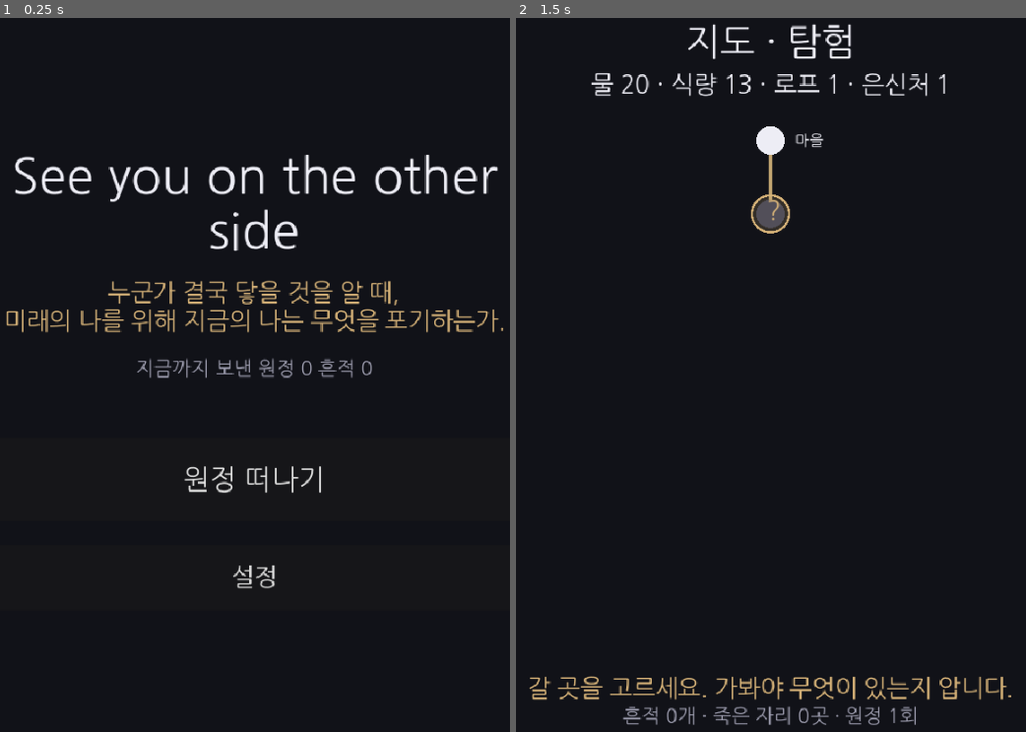
Above: before the commit, frames 1-2 (left to right).
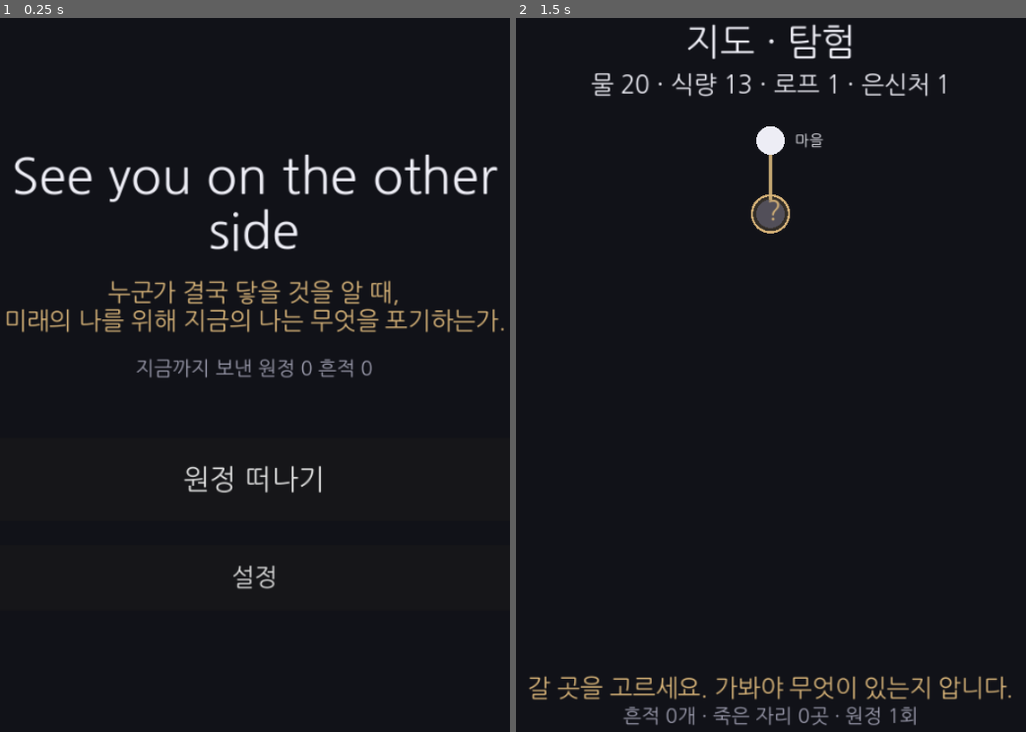
Above: after the commit, the same moments.

Repository: soomin007/Otherside
Game: Godot game, scene res://scenes/main.tscn
Same seed, same stepped clock (60 frames per second), same inputs: the game is played once before the commit and once after it.
Inputs (mouse positions are in pixels of both pictures, inside the frame that each line leads up to):
- Up to frame 1 (0.25 s): no input
- Up to frame 2 (1.5 s): click "원정 떠나기" at 0.5 s; tap Enter at 1.25 s; move the mouse to (771, 382) at 1.27 s; click (771, 382) at 1.42 s

The runs differ from the first frame. In frame 1, 1.7% of the frame differs, in the area x 1-99%, y 19-80%; in frame 2, 1.2%.

Commit message:
fix(render): 글씨 깨짐 1차 해결 — 텍스처 필터 Linear
- project.godot: default_texture_filter Nearest(0)→Linear(1)
- 비정수 캔버스 배율(canvas_items+expand)에서 폰트 글리프 계단 깨짐의 직접 원인 제거
- known_issues "렌더링/텍스트" 섹션 추가, backlog 항목을 "배포 후 재확인"으로 갱신(다음 레버=MSDF)
- 픽셀아트 스프라이트 없어 Linear 가 모든 요소(절차적 draw·폰트·모래 텍스처)에 더 나음

Co-Authored-By: Claude Opus 4.8 (1M context) <noreply@anthropic.com>
Claude-Session: https://claude.ai/code/session_01FEEBRxeh37XNXJ8bnLywwm

Diff:
--- a/project.godot
+++ b/project.godot
@@ -40,7 +40,7 @@
 
 [rendering]
 
-textures/canvas_textures/default_texture_filter=0
+textures/canvas_textures/default_texture_filter=1
 renderer/rendering_method="gl_compatibility"
 renderer/rendering_method.mobile="gl_compatibility"
 environment/defaults/default_clear_color=Color(0.066667, 0.070588, 0.094118, 1)
Not shown, changed: docs/design/backlog.md
Not shown, changed: docs/design/known_issues.md
Not shown, added: session_logs/2026-07-01.md
